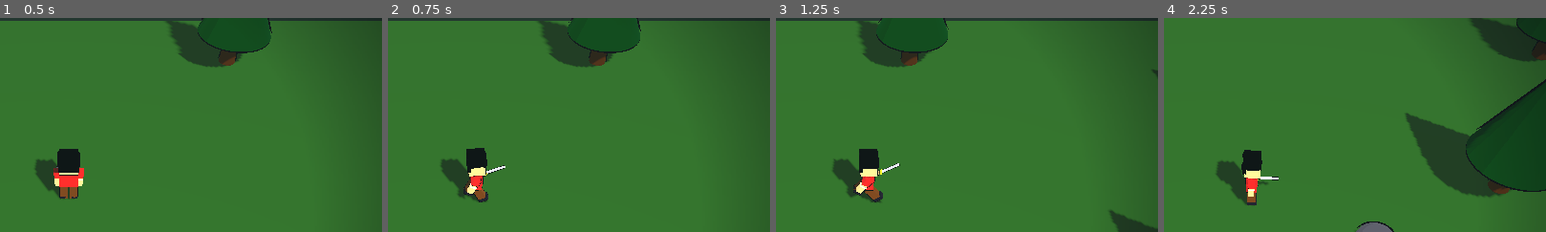
Above: before the commit, frames 1-4 (left to right).
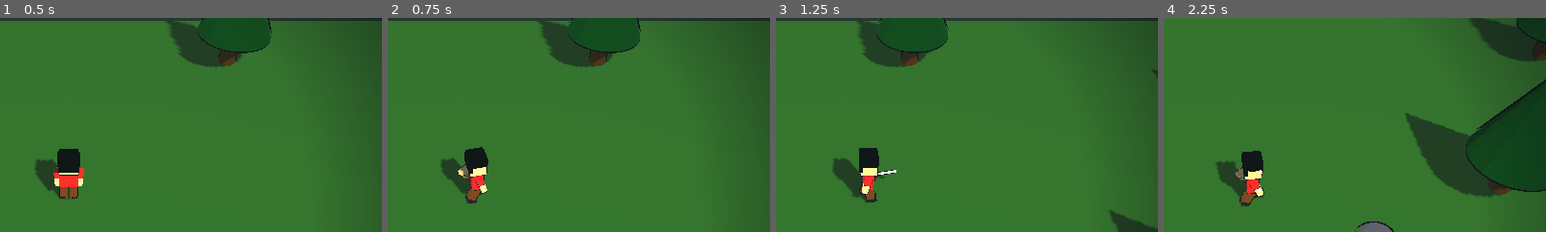
Above: after the commit, the same moments.

Repository: jorgediasdsg/fmf
Game: Godot game, scene res://src/levels3d/arena_test.tscn
Two runs of this game, one before a commit and one after it. Both use one fixed random seed, a clock stepped at 60 frames per second and the inputs below. This scene is started directly instead of the project's main scene.
Inputs:
- Up to frame 1 (0.5 s): no input
- Up to frame 2 (0.75 s): tap Enter at 0.5 s; hold D (move_right) from 0.53 s (still down); tap J (attack) at 0.6 s
- Up to frame 3 (1.25 s): keep holding D (move_right); tap Space (jump) at 0.77 s
- Up to frame 4 (2.25 s): release D (move_right) at 1.28 s; hold S (move_down) 1.28-2.03 s; tap J (attack) at 1.35, 2.1 s; tap Space (jump) at 1.52 s; hold D (move_right) from 2.03 s (still down)
The pictures show only the part of the screen within x 41-91%, y 7-57%; the shares and areas given below are measured in that part.

Frame 1 is identical in both runs. In frame 2, 0.9% of the frame differs, in the area x 16-31%, y 60-87%; in frame 3, 0.7%; in frame 4, 0.8%.

Commit message:
feat: combate 3D — golpe de espada com área, ciclope com IA de perseguição, moedas com ímã
Co-Authored-By: Claude Fable 5 <noreply@anthropic.com>

Diff:
--- /dev/null
+++ b/src/enemies3d/cyclops.gd
@@ -0,0 +1,129 @@
+extends CharacterBody3D
+## Ciclope 3D: vagueia; persegue o player a <8 m; dano por contato;
+## morre soltando moedas e XP. O chefe reusa via exports/herança.
+
+@export var hp := 6
+@export var contact_damage := 2
+@export var speed := 2.5
+@export var xp_reward := 8
+@export var coin_min := 2
+@export var coin_max := 4
+@export var chase_range := 8.0
+@export var contact_range := 1.0
+@export var boss := false
+
+const CoinScene := preload("res://src/items3d/coin.tscn")
+
+var _wander_dir := Vector3.ZERO
+var _wander_t := 0.0
+var _dying := false
+var model: Node3D
+var anim: AnimationPlayer
+
+
+func _ready() -> void:
+	add_to_group("enemies")
+	model = CharacterBuilder.build_cyclops(2.2 if boss else 1.0, boss)
+	add_child(model)
+	anim = model.get_node("Anim")
+	anim.play("idle")
+
+
+func _physics_process(delta: float) -> void:
+	if _dying:
+		return
+	if not is_on_floor():
+		velocity.y -= 19.6 * delta
+	else:
+		velocity.y = 0.0
+
+	var player := get_tree().get_first_node_in_group("player") as Node3D
+	var dir := Vector3.ZERO
+	if player != null:
+		var to_player := player.global_position - global_position
+		to_player.y = 0.0
+		if to_player.length() < contact_range and player.has_method("hurt"):
+			player.hurt(contact_damage, global_position)
+		if to_player.length() < chase_range:
+			dir = to_player.normalized()
+		else:
+			_wander_t -= delta
+			if _wander_t <= 0.0:
+				_wander_t = randf_range(1.5, 3.0)
+				_wander_dir = Vector3(randf_range(-1, 1), 0, randf_range(-1, 1)).normalized() \
+					if randf() > 0.3 else Vector3.ZERO
+			dir = _wander_dir * 0.4
+	velocity.x = dir.x * speed
+	velocity.z = dir.z * speed
+	if dir.length() > 0.05:
+		model.rotation.y = lerp_angle(model.rotation.y, atan2(dir.x, dir.z), 8.0 * delta)
+		if anim.current_animation != "run":
+			anim.play("run")
+	elif anim.current_animation != "idle":
+		anim.play("idle")
+	move_and_slide()
+
+
+func take_hit(damage: int, from_pos: Vector3) -> void:
+	if _dying:
+		return
+	hp -= damage
+	var push := global_position - from_pos
+	push.y = 0.0
+	if push.length() > 0.01:
+		velocity += push.normalized() * 5.0
+	_punch_scale()
+	Sfx.play("hit", -4.0)
+	if hp <= 0:
+		_die()
+
+
+func _punch_scale() -> void:
+	var base := Vector3.ONE * (2.2 if boss else 1.0)
+	model.scale = base * 1.18
+	var tw := create_tween()
+	tw.tween_property(model, "scale", base, 0.12)
+
+
+func _die() -> void:
+	_dying = true
+	var parent := get_parent()
+	var rng := RandomNumberGenerator.new()
+	for i in range(rng.randi_range(coin_min, coin_max)):
+		var coin := CoinScene.instantiate()
+		coin.position = global_position + Vector3(rng.randf_range(-0.7, 0.7), 0.4,
+			rng.randf_range(-0.7, 0.7))
+		parent.call_deferred("add_child", coin)
+	_puff(parent)
+	GameState.add_xp(xp_reward)
+	if boss:
+		Sfx.play("boss_roar")
+	anim.play("die")
+	set_collision_layer_value(3, false)
+	await get_tree().create_timer(0.5).timeout
+	queue_free()
+
+
+func _puff(parent: Node) -> void:
+	var p := CPUParticles3D.new()
+	p.position = global_position + Vector3(0, 0.6, 0)
+	p.one_shot = true
+	p.amount = 16
+	p.lifetime = 0.5
+	p.explosiveness = 1.0
+	p.spread = 180.0
+	p.initial_velocity_min = 2.0
+	p.initial_velocity_max = 4.5
+	p.gravity = Vector3(0, -3, 0)
+	p.scale_amount_min = 0.12
+	p.scale_amount_max = 0.3
+	p.mesh = BoxMesh.new()
+	(p.mesh as BoxMesh).size = Vector3.ONE * 0.18
+	p.emitting = true
+	parent.call_deferred("add_child", p)
+	var t := Timer.new()
+	t.wait_time = 1.2
+	t.one_shot = true
+	t.autostart = true
+	t.timeout.connect(p.queue_free)
+	p.add_child(t)
--- /dev/null
+++ b/src/enemies3d/cyclops.tscn
@@ -0,0 +1,15 @@
+[gd_scene load_steps=3 format=3]
+
+[ext_resource type="Script" path="res://src/enemies3d/cyclops.gd" id="1"]
+
+[sub_resource type="BoxShape3D" id="col"]
+size = Vector3(0.9, 1.4, 0.7)
+
+[node name="Cyclops" type="CharacterBody3D"]
+collision_layer = 4
+collision_mask = 1
+script = ExtResource("1")
+
+[node name="Collision" type="CollisionShape3D" parent="."]
+transform = Transform3D(1, 0, 0, 0, 1, 0, 0, 0, 1, 0, 0.72, 0)
+shape = SubResource("col")
--- /dev/null
+++ b/src/items3d/coin.gd
@@ -0,0 +1,37 @@
+extends Area3D
+## Moeda 3D: gira, tem ímã até o player e soma 1 ao coletar.
+
+const MAGNET_RADIUS := 3.0
+const MAGNET_SPEED := 7.0
+
+
+func _ready() -> void:
+	body_entered.connect(_on_body_entered)
+	var mesh := MeshInstance3D.new()
+	var cyl := CylinderMesh.new()
+	cyl.top_radius = 0.18
+	cyl.bottom_radius = 0.18
+	cyl.height = 0.06
+	mesh.mesh = cyl
+	mesh.rotation_degrees.x = 90.0
+	mesh.position.y = 0.3
+	mesh.material_override = ToonMaterial.flat(Color(0.95, 0.8, 0.3), 0.9)
+	ToonMaterial.add_outline(mesh, 0.015)
+	add_child(mesh)
+
+
+func _physics_process(delta: float) -> void:
+	rotate_y(3.0 * delta)
+	var player := get_tree().get_first_node_in_group("player") as Node3D
+	if player != null:
+		var d := global_position.distance_to(player.global_position)
+		if d < MAGNET_RADIUS:
+			global_position = global_position.move_toward(
+				player.global_position + Vector3(0, 0.5, 0), MAGNET_SPEED * delta)
+
+
+func _on_body_entered(body: Node) -> void:
+	if body.is_in_group("player"):
+		GameState.add_coins(1)
+		Sfx.play("coin", -6.0)
+		queue_free()
--- /dev/null
+++ b/src/items3d/coin.tscn
@@ -0,0 +1,15 @@
+[gd_scene load_steps=3 format=3]
+
+[ext_resource type="Script" path="res://src/items3d/coin.gd" id="1"]
+
+[sub_resource type="SphereShape3D" id="col"]
+radius = 0.45
+
+[node name="Coin" type="Area3D"]
+collision_layer = 0
+collision_mask = 2
+script = ExtResource("1")
+
+[node name="Shape" type="CollisionShape3D" parent="."]
+transform = Transform3D(1, 0, 0, 0, 1, 0, 0, 0, 1, 0, 0.3, 0)
+shape = SubResource("col")
--- a/src/player3d/player.gd
+++ b/src/player3d/player.gd
@@ -9,14 +9,19 @@
 const IFRAME_TIME := 1.0
 const KNOCKBACK := 8.0
 const CAM_LERP := 8.0
+const ATTACK_ACTIVE := 0.2
+const ATTACK_COOLDOWN := 0.4
 
 var facing := Vector3.FORWARD
 var anim: AnimationPlayer
 var _iframes := 0.0
+var _attack_active := 0.0
+var _attack_cd := 0.0
 var _dead := false
 
 @onready var body: Node3D = $Body
 @onready var rig: Node3D = $CameraRig
+@onready var sword: Area3D = $Body/SwordArea
 
 
 func _ready() -> void:
@@ -33,6 +38,7 @@
 	body.add_child(model)
 	anim = model.get_node("Anim")
 	anim.play("idle")
+	sword.body_entered.connect(_on_sword_hit)
 
 
 func _physics_process(delta: float) -> void:
@@ -44,6 +50,18 @@
 		velocity.y = 0.0
 
 	_iframes -= delta
+	_attack_cd -= delta
+	_attack_active -= delta
+	if _attack_active <= 0.0:
+		sword.monitoring = false
+	if Input.is_action_just_pressed("attack") and _attack_cd <= 0.0:
+		_attack_cd = ATTACK_COOLDOWN
+		_attack_active = ATTACK_ACTIVE
+		sword.monitoring = true
+		Sfx.play("hit", -8.0)
+		if anim != null:
+			anim.play("attack")
+
 	var input := Vector3(
 		Input.get_axis("move_left", "move_right"), 0.0,
 		Input.get_axis("move_up", "move_down"))
@@ -64,6 +82,11 @@
 		var target := "run" if moving else "idle"
 		if anim.current_animation != target:
 			anim.play(target)
+
+
+func _on_sword_hit(hit_body: Node) -> void:
+	if hit_body.has_method("take_hit"):
+		hit_body.take_hit(GameState.attack_damage(), global_position)
 
 
 func _process(delta: float) -> void:
--- a/src/player3d/player.tscn
+++ b/src/player3d/player.tscn
@@ -9,6 +9,9 @@
 [sub_resource type="CapsuleMesh" id="mesh"]
 radius = 0.35
 height = 1.4
+
+[sub_resource type="BoxShape3D" id="sword_box"]
+size = Vector3(1.4, 1.2, 1.5)
 
 [node name="Player" type="CharacterBody3D"]
 collision_layer = 2
@@ -25,6 +28,16 @@
 transform = Transform3D(1, 0, 0, 0, 1, 0, 0, 0, 1, 0, 0.7, 0)
 mesh = SubResource("mesh")
 
+[node name="SwordArea" type="Area3D" parent="Body"]
+collision_layer = 8
+collision_mask = 4
+monitoring = false
+monitorable = false
+
+[node name="SwordShape" type="CollisionShape3D" parent="Body/SwordArea"]
+transform = Transform3D(1, 0, 0, 0, 1, 0, 0, 0, 1, 0, 0.8, 1.0)
+shape = SubResource("sword_box")
+
 [node name="CameraRig" type="Node3D" parent="."]
 
 [node name="Camera" type="Camera3D" parent="CameraRig"]
--- /dev/null
+++ b/tests/sim_combat3d.gd
@@ -0,0 +1,77 @@
+extends SceneTree
+## Combate 3D (rodar com --headless --fixed-fps 60):
+## golpe tira attack_damage; contato tira 2; i-frames; kill dá 8 XP.
+
+var f := 0
+var player: CharacterBody3D
+var cyclops: CharacterBody3D
+var gs: Node
+var fails: Array[String] = []
+var hp0 := 0
+var php := 0
+var xp0 := 0
+
+
+func _initialize() -> void:
+	var scene := Node3D.new()
+	var floor_body := StaticBody3D.new()
+	floor_body.collision_layer = 1
+	var col := CollisionShape3D.new()
+	var shape := BoxShape3D.new()
+	shape.size = Vector3(60, 1, 60)
+	col.shape = shape
+	floor_body.add_child(col)
+	floor_body.position = Vector3(0, -0.5, 0)
+	scene.add_child(floor_body)
+
+	player = (load("res://src/player3d/player.tscn") as PackedScene).instantiate()
+	player.position = Vector3.ZERO
+	scene.add_child(player)
+
+	cyclops = (load("res://src/enemies3d/cyclops.tscn") as PackedScene).instantiate()
+	cyclops.position = Vector3(0, 0, -1.2)  # na frente do player (facing padrão -Z)
+	cyclops.set("speed", 0.0)
+	scene.add_child(cyclops)
+
+	root.add_child(scene)
+	current_scene = scene
+
+
+func _check(cond: bool, msg: String) -> void:
+	if not cond:
+		fails.append(msg)
+
+
+func _process(_d) -> bool:
+	f += 1
+	if gs == null:
+		gs = root.get_node("GameState")
+	match f:
+		10:
+			hp0 = cyclops.hp
+			Input.action_press("attack")
+		12:
+			Input.action_release("attack")
+		60:
+			_check(cyclops.hp == hp0 - gs.attack_damage(),
+				"golpe devia tirar %d (hp %d→%d)" % [gs.attack_damage(), hp0, cyclops.hp])
+			cyclops.global_position = player.global_position + Vector3(0.3, 0, 0)
+		100:
+			php = gs.hp
+			_check(gs.hp == gs.max_hp - 2, "contato devia tirar 2, hp=%d" % gs.hp)
+		130:
+			_check(gs.hp == php, "i-frames: hp caiu de novo (%d)" % gs.hp)
+			cyclops.global_position = Vector3(10, 0, 0)
+			xp0 = gs.xp
+			cyclops.take_hit(999, Vector3.ZERO)
+		170:
+			_check(not is_instance_valid(cyclops) or cyclops.hp <= 0, "ciclope devia morrer")
+			_check(gs.xp == xp0 + 8, "kill devia dar 8 XP (era %d, é %d)" % [xp0, gs.xp])
+			if fails.is_empty():
+				print("COMBAT3D PASSED")
+				quit(0)
+			else:
+				for m in fails:
+					print("FAIL: " + m)
+				quit(1)
+	return false
Not shown, added: src/characters/character_builder.gd.uid
Not shown, added: src/enemies3d/cyclops.gd.uid
Not shown, added: src/items3d/coin.gd.uid
Not shown: 1 places in src/player3d/player.tscn that only renumber resources
Not shown, added: tests/sim_combat3d.gd.uid
